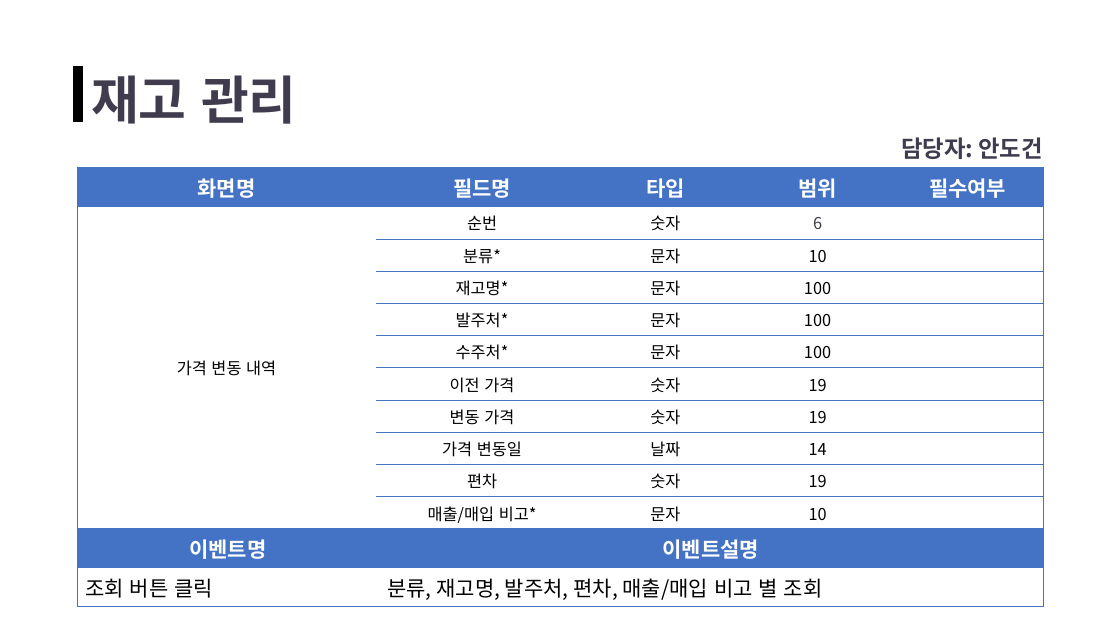
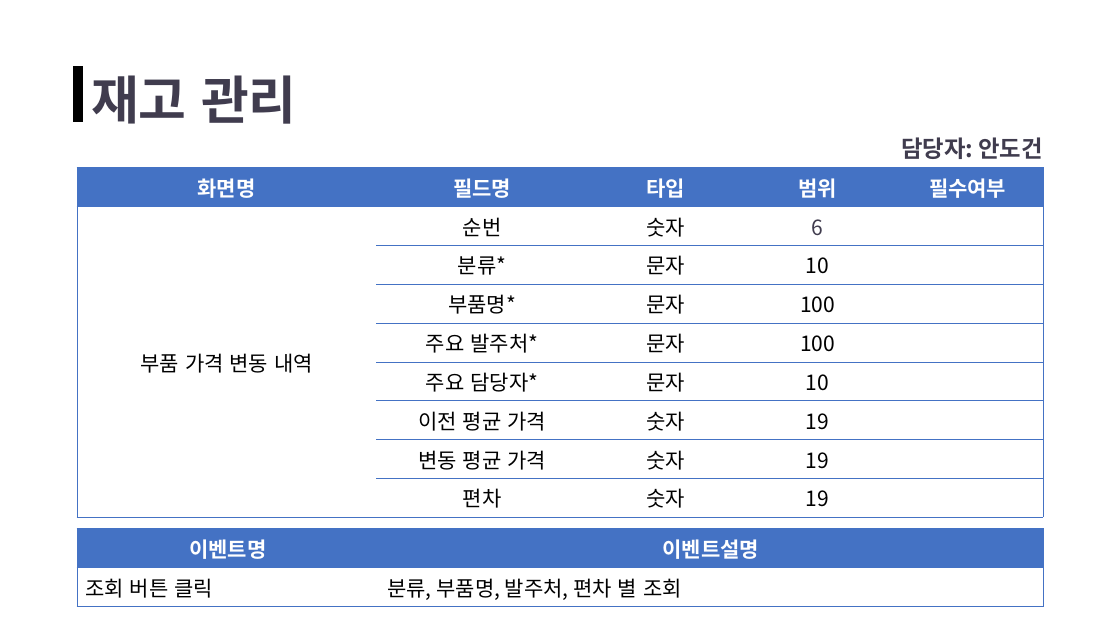
Before and after one commit to ppodong-bro/Team_OB, a slide deck: slide 8 of 분석자료/화면설계서(초안)_재고 관리.pptx (slide 10 before the commit). Drawn at 1120x630 pixels with LibreOffice and Linux fonts; fonts in the diff are those of the drawing. Boxes give left, top, right and bottom in pixels: in the first picture for what was removed or moved away, otherwise in the second. Text is boxed around its words. In the diff, an @@ line names an element or a change of style, - is before the commit and + after.

```diff
--- a/분석자료/화면설계서(초안)_재고 관리.pptx
+++ b/분석자료/화면설계서(초안)_재고 관리.pptx
@@ table at [77, 168, 1043, 512] @@
-row 2, column 1: 가격 변동 내역
+row 2, column 1: 부품 가격 변동 내역
-row 4:  | 재고명* | 문자 | 100 | 
-row 5:  | 발주처* | 문자 | 100 | 
-row 6:  | 수주처* | 문자 | 100 | 
-row 7:  | 이전 가격 | 숫자 | 19 | 
-row 8:  | 변동 가격 | 숫자 | 19 | 
-row 9:  | 가격 변동일 | 날짜 | 14 | 
+row 4:  | 부품명* | 문자 | 100 | 
+row 5:  | 주요 발주처* | 문자 | 100 | 
+row 6:  | 주요 담당자* | 문자 | 10 | 
+row 7:  | 이전 평균 가격 | 숫자 | 19 | 
+row 8:  | 변동 평균 가격 | 숫자 | 19 | 
-row 11:  | 매출/매입 비고* | 문자 | 10 | 
@@ table at [77, 528, 1044, 604] @@
-row 2, column 2: 분류, 재고명, 발주처, 편차, 매출/매입 비고 별 조회
+row 2, column 2: 분류, 부품명, 발주처, 편차 별 조회
```
Also in this commit, not shown: 5 other slides changed, 1 slide added, 1 slide removed.
